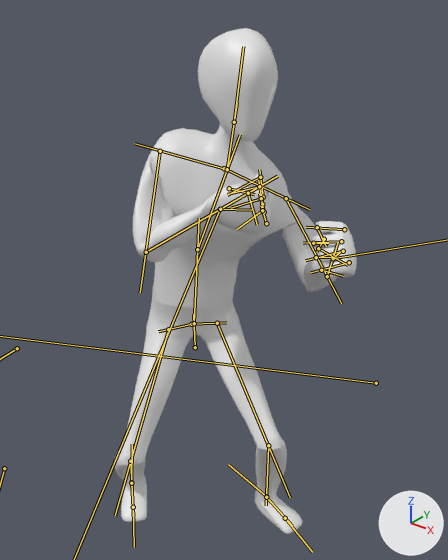
A saved change to the glTF model main/assets/dummy.glb.
The view is the same before and after, from a 50 mm camera at (2.27, -2.39, 3.17) aimed at (0.34, 0.03, 1.67). Lighting does not change. The marker at lower right points along +X, +Y and +Z. Both versions are drawn at frame 22 of the action 'Idle'; the numbers are the values there. The bones that bend it are drawn over the model as lines.
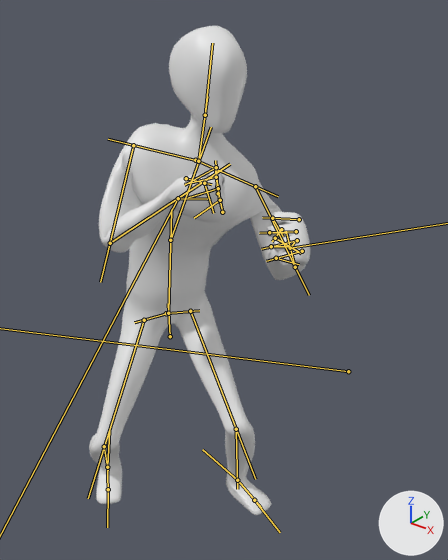
The change, as a diff of the scene's bpy script:
```diff
--- a/main/assets/dummy.glb.py
+++ b/main/assets/dummy.glb.py
@@ bone_funny @@
 bone_funny = bpy.data.objects['Armature'].pose.bones['Funny']
-bone_funny.location = (0.14, -0.54, 0.01)
-bone_funny.rotation_quaternion = (0.902, -0.008, 0.43, -0.036)  # degrees (-4, 51, -6)
+bone_funny.location = (-0.14, -0.53, 0.01)
+bone_funny.rotation_quaternion = (0.874, -0.005, 0.484, -0.041)  # degrees (-5, 58, -8)
@@ bone_upperarm_l @@
 bone_upperarm_l = bpy.data.objects['Armature'].pose.bones['UpperArm.L']  # child of 'Shoulder.L'
-bone_upperarm_l.rotation_quaternion = (-0.312, 0.154, 0.928, 0.135)  # degrees (-11, -142, -15)
+bone_upperarm_l.rotation_quaternion = (-0.427, 0.189, 0.878, 0.105)  # degrees (-2, -128, -23)
@@ bone_upperarm_r @@
 bone_upperarm_r = bpy.data.objects['Armature'].pose.bones['UpperArm.R']  # child of 'Shoulder.R'
-bone_upperarm_r.rotation_quaternion = (0.73, -0.43, 0.434, -0.306)  # degrees (-74, 22, -62)
+bone_upperarm_r.rotation_quaternion = (0.738, -0.375, 0.5, -0.253)  # degrees (-75, 33, -64)
@@ bone_forearm_r @@
 bone_forearm_r = bpy.data.objects['Armature'].pose.bones['ForeArm.R']  # child of 'UpperArm.R'
-bone_forearm_r.rotation_quaternion = (0.544, 0.019, 0.0, -0.839)  # degrees (1, 2, -114)
+bone_forearm_r.rotation_quaternion = (0.473, 0.02, 0.0, -0.881)  # degrees (1, 2, -124)
@@ bone_thigh_l @@
 bone_thigh_l = bpy.data.objects['Armature'].pose.bones['Thigh.L']  # child of 'Hip.L'
-bone_thigh_l.rotation_quaternion = (0.874, -0.359, 0.242, -0.219)  # degrees (-50, 15, -35)
+bone_thigh_l.rotation_quaternion = (0.857, -0.379, 0.292, -0.19)  # degrees (-55, 21, -36)
@@ bone_thigh_r @@
 bone_thigh_r = bpy.data.objects['Armature'].pose.bones['Thigh.R']  # child of 'Hip.R'
-bone_thigh_r.rotation_quaternion = (0.922, -0.249, -0.163, 0.249)  # degrees (-33, -10, 33)
+bone_thigh_r.rotation_quaternion = (0.936, -0.205, -0.116, 0.263)  # degrees (-27, -6, 33)
@@ bone_heelik_l @@
 bone_heelik_l = bpy.data.objects['Armature'].pose.bones['HeelIK.L']
-bone_heelik_l.location = (0.39, 0.2, 0.0)
+bone_heelik_l.location = (0.05, 0.2, 0.0)
@@ bone_handik_l @@
 bone_handik_l = bpy.data.objects['Armature'].pose.bones['HandIK.L']
-bone_handik_l.location = (-0.09, 0.44, 0.01)
+bone_handik_l.location = (-0.14, 0.12, 0.11)
@@ bone_heelik_r @@
 bone_heelik_r = bpy.data.objects['Armature'].pose.bones['HeelIK.R']
-bone_heelik_r.location = (0.06, -0.47, 0.02)
+bone_heelik_r.location = (-0.28, -0.47, 0.02)
@@ bone_handik_r @@
 bone_handik_r = bpy.data.objects['Armature'].pose.bones['HandIK.R']
-bone_handik_r.location = (0.1, -1.36, 1.24)
+bone_handik_r.location = (0.05, -1.03, 1.1)
```

Location of each change, [x1, y1, x2, y2] in pixels of the pictures (448 x 560 px):
'Cube', posed (9% narrower)
    before: [114, 28, 357, 534]
    after: [89, 25, 310, 515]
bone 'Funny', root to tip
    before: (195, 347) to (193, 314)
    after: (170, 336) to (168, 303)
bone 'UpperArm.L', root to tip
    before: (286, 198) to (341, 303)
    after: (255, 186) to (309, 295)
bone 'UpperArm.R', root to tip
    before: (160, 151) to (140, 292)
    after: (133, 145) to (100, 282)
bone 'ForeArm.R', root to tip
    before: (146, 252) to (277, 176)
    after: (110, 243) to (230, 164)
bone 'Thigh.L', root to tip
    before: (217, 323) to (290, 497)
    after: (190, 311) to (255, 479)
bone 'Thigh.R', root to tip
    before: (168, 329) to (115, 515)
    after: (144, 320) to (88, 498)
bone 'HeelIK.L', root to tip
    before: (266, 496) to (228, 464)
    after: (237, 480) to (202, 449)
bone 'HeelIK.R', root to tip
    before: (131, 482) to (132, 444)
    after: (107, 467) to (109, 430)
